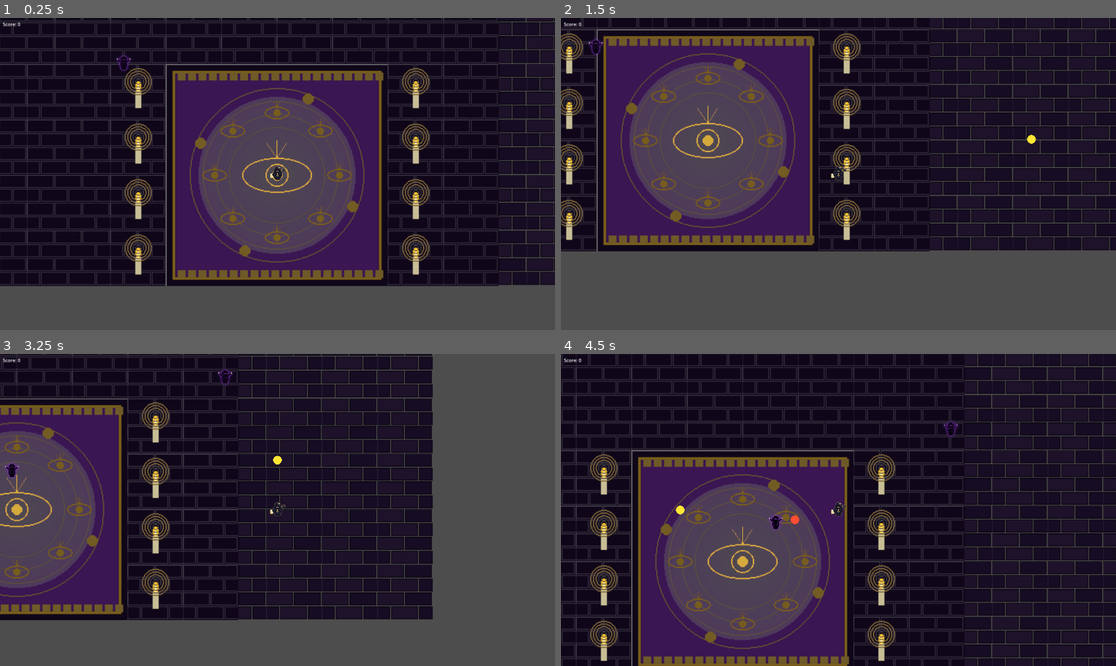
Above: before the commit, frames 1-4 (two rows, left to right).
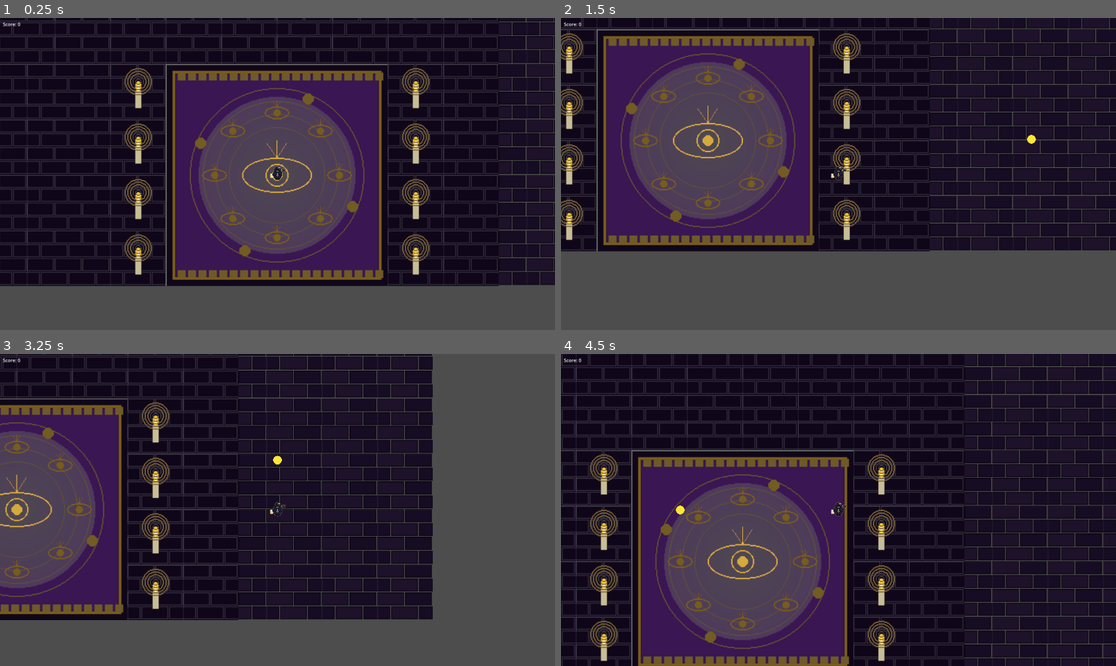
Above: after the commit, the same moments.

Repository: HMarchiori/Infiltrated
Game: Godot game, scene res://Game.tscn
The game is run twice, just before and just after one commit, with the same random seed, the same clock (stepped at 60 frames per second) and the same inputs.
Inputs:
- Up to frame 1 (0.25 s): no input
- Up to frame 2 (1.5 s): tap Enter (ui_accept) at 0.5, 0.77 s; hold Right (ui_right) 0.53-1.28 s; hold Down (ui_down) from 1.28 s (still down)
- Up to frame 3 (3.25 s): tap Enter (ui_accept) at 1.52, 3.02 s; release Down (ui_down) at 2.03 s; hold Right (ui_right) 2.03-2.78 s; hold Up (ui_up) from 2.78 s (still down)
- Up to frame 4 (4.5 s): release Up (ui_up) at 3.53 s; hold Left (ui_left) from 3.53 s (still down); tap Enter (ui_accept) at 3.77 s

The runs differ from the first frame. In frame 1, less than 0.1% of the frame differs, in the area x 20-24%, y 11-17%; in frame 2, less than 0.1%; in frame 3, 0.1%; in frame 4, 0.2%, in the area x 37-72%, y 21-57%.

Commit message:
add you win and you lose screens

Diff:
--- a/infiltrated/Enemy.tscn
+++ b/infiltrated/Enemy.tscn
@@ -1,21 +1,19 @@
 [gd_scene format=3 uid="uid://cltibw3ejn6ba"]
 
 [ext_resource type="Script" path="res://Enemy.gd" id="1_enscript"]
-[ext_resource type="PackedScene" path="res://Projectile.tscn" id="2_projscene"]
-[ext_resource type="Texture2D" path="res://Assets/03_chorus_cultist.png" id="3_entex"]
+[ext_resource type="PackedScene" uid="uid://dj62gaj2wrmfc" path="res://Projectile.tscn" id="2_projscene"]
+[ext_resource type="Texture2D" uid="uid://621e76swfp7" path="res://Assets/03_chorus_cultist.png" id="3_entex"]
 
 [sub_resource type="RectangleShape2D" id="RectangleShape2D_enemy"]
-size = Vector2(20, 20)
 
 [node name="Enemy" type="CharacterBody2D" unique_id=1407316942]
 collision_layer = 4
-collision_mask = 1
 script = ExtResource("1_enscript")
 bullet_scene = ExtResource("2_projscene")
 
 [node name="Sprite2D" type="Sprite2D" parent="." unique_id=1771241619]
+scale = Vector2(0.07, 0.07)
 texture = ExtResource("3_entex")
-scale = Vector2(0.07, 0.07)
 
 [node name="CollisionShape2D" type="CollisionShape2D" parent="." unique_id=1209608117]
 shape = SubResource("RectangleShape2D_enemy")
--- a/infiltrated/EnemySpawner.gd
+++ b/infiltrated/EnemySpawner.gd
@@ -10,10 +10,10 @@
 	Vector2(220, -180),
 	Vector2(-250,   50),
 	Vector2(250,   50),
-	Vector2(  0, -280),
+	Vector2(  50, -200),
 	Vector2(-200,  220),
 	Vector2(200,  220),
-	Vector2(  0,  280),
+	Vector2(  50,  280),
 ]
 
 func _ready() -> void:
--- a/infiltrated/ExitPortal.gd
+++ b/infiltrated/ExitPortal.gd
@@ -11,4 +11,4 @@
 
 func _on_body_entered(body: Node2D) -> void:
 	if body.is_in_group("player"):
-		get_tree().reload_current_scene()
+		EventBus.you_won.emit()
--- a/infiltrated/Game.gd
+++ b/infiltrated/Game.gd
@@ -13,10 +13,7 @@
 	EventBus.sala_limpa.connect(_on_sala_limpa)
 
 func _on_jogador_morreu() -> void:
-	hud_label.text = "GAME OVER\nScore: %d\nClique para reiniciar" % GameState.score
-	await get_tree().create_timer(2.0).timeout
-	GameState.resetar()
-	get_tree().reload_current_scene()
+	get_tree().call_deferred("change_scene_to_file", "res://youLost.tscn")
 
 func _on_inimigo_morreu() -> void:
 	_atualizar_hud()
--- a/infiltrated/Game.tscn
+++ b/infiltrated/Game.tscn
@@ -1,15 +1,17 @@
-[gd_scene format=3 uid="uid://bmucmpvrb7wiv"]
+[gd_scene format=3 uid="uid://0fdtj6k827oj"]
 
 [ext_resource type="Script" uid="uid://cyocoimkt2wgy" path="res://Game.gd" id="1_gamescript"]
-[ext_resource type="PackedScene" uid="uid://djy0t2gsp56b1" path="res://Room.tscn" id="2_roomscene"]
+[ext_resource type="PackedScene" uid="uid://b5kme2ubdm57p" path="res://Room.tscn" id="2_roomscene"]
 [ext_resource type="PackedScene" uid="uid://baeg0weytkeyi" path="res://Player.tscn" id="3_playerscene"]
 
 [node name="Game" type="Node2D" unique_id=2026175410]
 script = ExtResource("1_gamescript")
 
 [node name="Room" parent="." unique_id=520296313 instance=ExtResource("2_roomscene")]
+position = Vector2(55, -201)
 
 [node name="Player" parent="." unique_id=2029011315 instance=ExtResource("3_playerscene")]
+position = Vector2(24, -9)
 
 [node name="HUD" type="CanvasLayer" parent="." unique_id=90370623]
 
--- a/infiltrated/Room.gd
+++ b/infiltrated/Room.gd
@@ -9,6 +9,7 @@
 func _ready() -> void:
 	_criar_fronteiras()
 	EventBus.sala_limpa.connect(_on_sala_limpa)
+	EventBus.you_won.connect(_on_you_won)
 	spawner.spawnar(enemy_count)
 
 func _on_sala_limpa() -> void:
@@ -16,7 +17,10 @@
 		return
 	var portal: Node2D = portal_scene.instantiate()
 	portal.global_position = portal_spawn.global_position
-	add_child(portal)
+	call_deferred("add_child", portal)  # ← deferred
+
+func _on_you_won() -> void:
+	get_tree().call_deferred("change_scene_to_file", "res://you_won.tscn")
 
 func _criar_fronteiras() -> void:
 	var paredes := [
--- a/infiltrated/Room.tscn
+++ b/infiltrated/Room.tscn
@@ -1,13 +1,13 @@
-[gd_scene format=4 uid="uid://djy0t2gsp56b1"]
+[gd_scene format=4 uid="uid://b5kme2ubdm57p"]
 
-[ext_resource type="Script" path="res://Room.gd" id="Room_script"]
-[ext_resource type="Script" path="res://EnemySpawner.gd" id="Spawner_script"]
-[ext_resource type="PackedScene" path="res://Enemy.tscn" id="Enemy_scene"]
-[ext_resource type="PackedScene" path="res://ExitPortal.tscn" id="Portal_scene"]
 [ext_resource type="Texture2D" uid="uid://dy576saxgwvph" path="res://Assets/tileset_3x3.png" id="1_61bxy"]
 [ext_resource type="Texture2D" uid="uid://c2q6feuyxd616" path="res://Assets/tileset_4x4.png" id="2_1loai"]
 [ext_resource type="Texture2D" uid="uid://concm2tll8x7q" path="res://Assets/tileset_floors_walls.png" id="3_hgg63"]
 [ext_resource type="Texture2D" uid="uid://b70vefsk0vpgm" path="res://Assets/tileset_props.png" id="4_vbd26"]
+[ext_resource type="PackedScene" uid="uid://cltibw3ejn6ba" path="res://Enemy.tscn" id="Enemy_scene"]
+[ext_resource type="PackedScene" uid="uid://d1y516ahtqlo5" path="res://ExitPortal.tscn" id="Portal_scene"]
+[ext_resource type="Script" uid="uid://p5hm3rnb406f" path="res://Room.gd" id="Room_script"]
+[ext_resource type="Script" uid="uid://bxh336md0djph" path="res://EnemySpawner.gd" id="Spawner_script"]
 
 [sub_resource type="TileSetAtlasSource" id="TileSetAtlasSource_axjh2"]
 texture = ExtResource("1_61bxy")
@@ -1192,9 +1192,10 @@
 [node name="EnemySpawner" type="Node" parent="." unique_id=129418504]
 script = ExtResource("Spawner_script")
 enemy_scene = ExtResource("Enemy_scene")
+enemy_count = 10
 
 [node name="SpawnPoint" type="Marker2D" parent="." unique_id=1611997877]
 position = Vector2(-14, 353)
 
 [node name="ExitPortalSpawnPoint" type="Marker2D" parent="." unique_id=917051988]
-position = Vector2(0, -398)
+position = Vector2(16, -198)
--- a/infiltrated/autoloads/EventBus.gd
+++ b/infiltrated/autoloads/EventBus.gd
@@ -3,3 +3,4 @@
 signal inimigo_morreu
 signal sala_limpa
 signal jogador_morreu
+signal you_won
--- /dev/null
+++ b/infiltrated/node_2d.tscn
@@ -0,0 +1,3 @@
+[gd_scene format=3 uid="uid://7ib2mq3wcrgt"]
+
+[node name="Node2D" type="Node2D" unique_id=652609431]
--- /dev/null
+++ b/infiltrated/portal.tscn
@@ -0,0 +1,12 @@
+[gd_scene format=3 uid="uid://0lxl460xnr73"]
+
+[sub_resource type="GDScript" id="GDScript_gci8f"]
+
+[node name="Portal" type="Node2D" unique_id=886021005]
+script = SubResource("GDScript_gci8f")
+
+[node name="Area2D" type="Area2D" parent="." unique_id=1453143902]
+
+[node name="CollisionShape2D" type="CollisionShape2D" parent="Area2D" unique_id=1008858058]
+
+[node name="Sprite2D" type="Sprite2D" parent="Area2D" unique_id=1781870461]
--- /dev/null
+++ b/infiltrated/youLost.tscn
@@ -0,0 +1,49 @@
+[gd_scene format=3 uid="uid://dxhk66qy52x6h"]
+
+[ext_resource type="Script" uid="uid://6720ht4s1uoq" path="res://you_won.gd" id="1_b45bt"]
+
+[sub_resource type="StyleBoxFlat" id="StyleBoxFlat_7o6ky"]
+bg_color = Color(0.2110583, 0.2110583, 0.2110583, 1)
+
+[node name="YouWON" type="Node2D" unique_id=1009401848]
+position = Vector2(0, -23.999998)
+scale = Vector2(2.6000717, 2.8057053)
+script = ExtResource("1_b45bt")
+
+[node name="ColorRect" type="ColorRect" parent="." unique_id=1458756825]
+z_index = 100
+offset_left = 8.461182
+offset_top = 13.543831
+offset_right = 763.7547
+offset_bottom = 395.54382
+scale = Vector2(0.9962211, 1.0471103)
+color = Color(0.96862745, 0.24313726, 0.047058824, 0.7137255)
+metadata/_edit_use_anchors_ = true
+
+[node name="Button" type="Button" parent="." unique_id=162336726]
+z_index = 1003
+offset_left = 245.38432
+offset_top = 263.0
+offset_right = 697.4488
+offset_bottom = 361.0
+scale = Vector2(0.5, 0.5)
+theme_override_font_sizes/font_size = 48
+theme_override_styles/normal = SubResource("StyleBoxFlat_7o6ky")
+toggle_mode = true
+action_mode = 0
+text = "Tente Novamente"
+metadata/_edit_use_anchors_ = true
+
+[node name="Label" type="Label" parent="." unique_id=705521655]
+z_index = 1000
+offset_left = 126.53497
+offset_top = 143.99231
+offset_right = 688.535
+offset_bottom = 269.9923
+theme_override_font_sizes/font_size = 92
+text = "Você Perdeu"
+horizontal_alignment = 1
+vertical_alignment = 1
+metadata/_edit_use_anchors_ = true
+
+[connection signal="pressed" from="Button" to="." method="_on_button_pressed"]
--- /dev/null
+++ b/infiltrated/you_won.gd
@@ -0,0 +1,4 @@
+extends Node2D
+
+func _on_button_pressed() -> void:
+	get_tree().change_scene_to_file("res://Game.tscn")
--- /dev/null
+++ b/infiltrated/you_won.tscn
@@ -0,0 +1,49 @@
+[gd_scene format=3 uid="uid://bhy1ndukyyveo"]
+
+[ext_resource type="Script" uid="uid://6720ht4s1uoq" path="res://you_won.gd" id="1_j5gld"]
+
+[sub_resource type="StyleBoxFlat" id="StyleBoxFlat_7o6ky"]
+bg_color = Color(0.2110583, 0.2110583, 0.2110583, 1)
+
+[node name="YouWON" type="Node2D" unique_id=1009401848]
+position = Vector2(0, -23.999998)
+scale = Vector2(2.6000717, 2.8057053)
+script = ExtResource("1_j5gld")
+
+[node name="ColorRect" type="ColorRect" parent="." unique_id=1458756825]
+z_index = 100
+offset_left = 8.461182
+offset_top = 13.543831
+offset_right = 763.7547
+offset_bottom = 395.54382
+scale = Vector2(0.9962211, 1.0471103)
+color = Color(0.011764706, 0.3647059, 0.003921569, 1)
+metadata/_edit_use_anchors_ = true
+
+[node name="Button" type="Button" parent="." unique_id=162336726]
+z_index = 1003
+offset_left = 245.38432
+offset_top = 263.0
+offset_right = 697.4488
+offset_bottom = 361.0
+scale = Vector2(0.5, 0.5)
+theme_override_font_sizes/font_size = 48
+theme_override_styles/normal = SubResource("StyleBoxFlat_7o6ky")
+toggle_mode = true
+action_mode = 0
+text = "Jogar Novamente"
+metadata/_edit_use_anchors_ = true
+
+[node name="Label" type="Label" parent="." unique_id=705521655]
+z_index = 1000
+offset_left = 126.53497
+offset_top = 143.99231
+offset_right = 688.535
+offset_bottom = 269.9923
+theme_override_font_sizes/font_size = 92
+text = "Você Venceu"
+horizontal_alignment = 1
+vertical_alignment = 1
+metadata/_edit_use_anchors_ = true
+
+[connection signal="pressed" from="Button" to="." method="_on_button_pressed"]
Binary file added: infiltrated/01_crane_reporter.png
Not shown, added: infiltrated/01_crane_reporter.png.import
Binary file added: infiltrated/05_inquisitor.png
Not shown, added: infiltrated/05_inquisitor.png.import
Not shown: 1 places in infiltrated/ExitPortal.tscn that only renumber resources
Not shown, added: infiltrated/you_won.gd.uid
